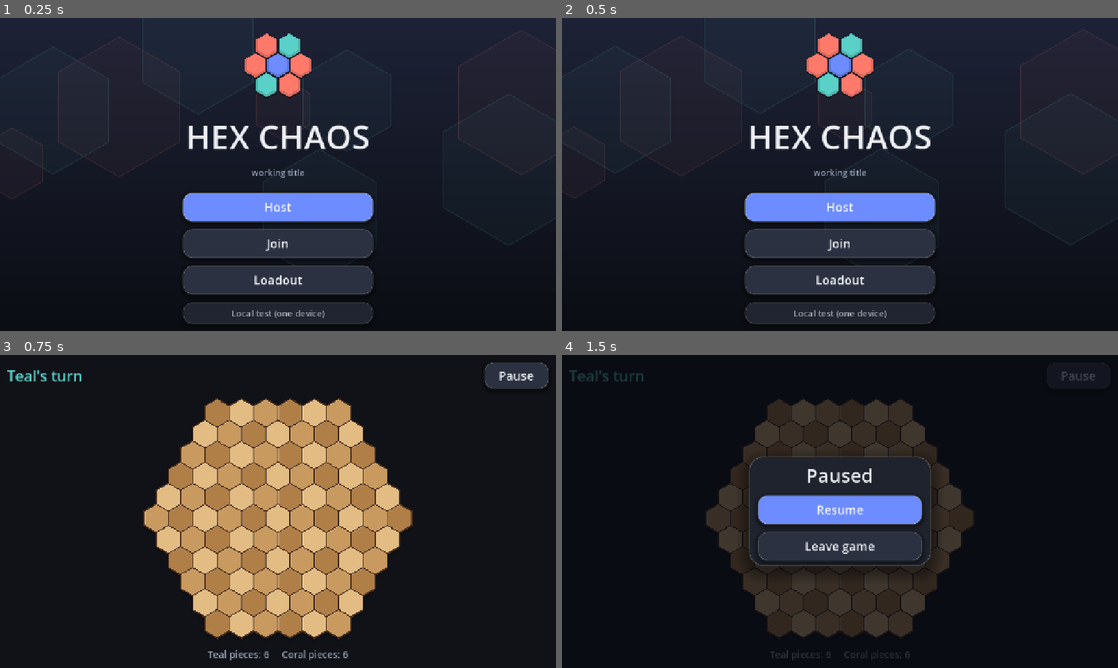
Above: before the commit, frames 1-4 (two rows, left to right).
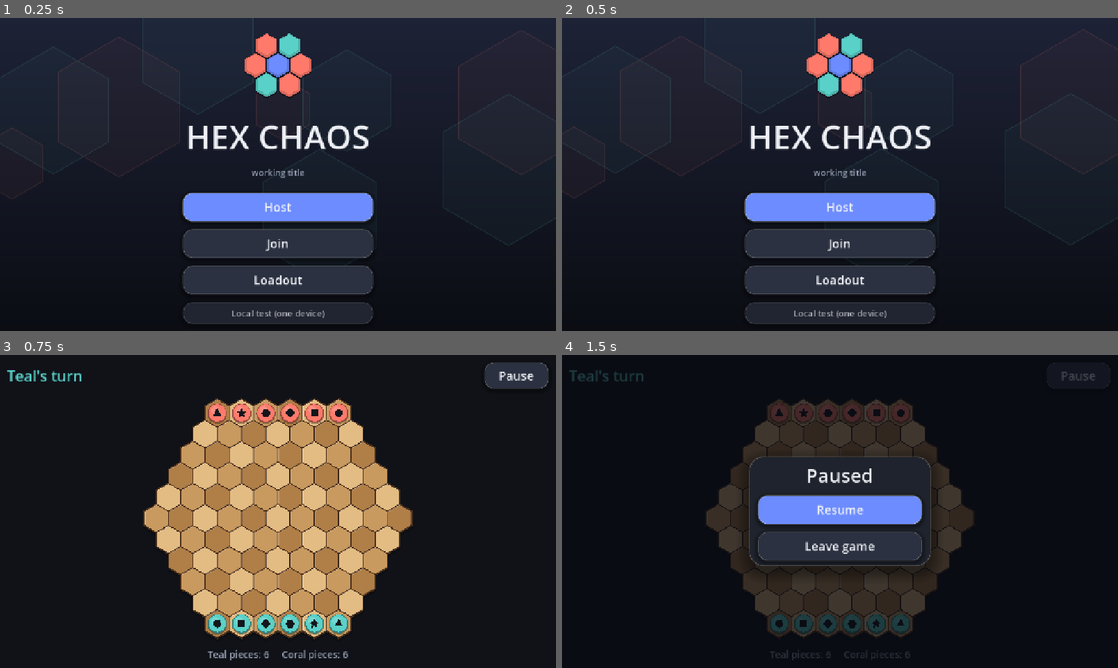
Above: after the commit, the same moments.

Repository: Saibrix/hex-chaos
Game: Godot game, scene res://main.tscn
Two runs of this game, one before a commit and one after it. Both use one fixed random seed, a clock stepped at 60 frames per second and the inputs below.
Inputs:
- Up to frame 1 (0.25 s): no input
- Up to frame 2 (0.5 s): no input
- Up to frame 3 (0.75 s): click "Local test (one device)" at 0.5 s
- Up to frame 4 (1.5 s): click "Pause" at 1.25 s

Frames 1-2 are identical in both runs. In frame 3, 2.1% of the frame differs, in the area x 37-63%, y 15-90%; in frame 4, 1.2%.

Commit message:
Fix pieces hidden behind the cached tile layer; add render screenshot test
Co-Authored-By: Claude Sonnet 5.5 <noreply@anthropic.com>
Claude-Session: https://claude.ai/code/session_015LMwH3vTpVAhAob9cm8jSz

Diff:
--- a/scripts/board_view.gd
+++ b/scripts/board_view.gd
@@ -54,6 +54,7 @@
 	_base = BaseLayer.new()
 	_base.view = self
 	_base.mouse_filter = Control.MOUSE_FILTER_IGNORE
+	_base.show_behind_parent = true
 	UI.fill(_base)
 	add_child(_base)
 	resized.connect(queue_redraw)
--- /dev/null
+++ b/tests/shot.gd
@@ -0,0 +1,35 @@
+extends SceneTree
+
+# Run (windowed, needs a GPU): godot --path . --resolution 720x1280 -s res://tests/shot.gd -- <out dir>
+
+func _init() -> void:
+	var out := OS.get_cmdline_user_args()[0]
+	var main: Control = load("res://main.tscn").instantiate()
+	root.add_child(main)
+	await create_timer(0.5).timeout
+	main.start_game([[0, 1, 2, 3, 4, 5], [0, 1, 2, 3, 4, 5]], -1)
+	await create_timer(0.6).timeout
+	root.get_texture().get_image().save_png(out + "/1_start.png")
+	var gs: GameScreen = main._screen
+	var b: BoardView = gs._board
+	var from := Vector2i.ZERO
+	for c in gs.game.pieces:
+		if gs.game.pieces[c]["owner"] == 0:
+			from = c
+			break
+	var press := InputEventMouseButton.new()
+	press.button_index = MOUSE_BUTTON_LEFT
+	press.pressed = true
+	press.position = b._pos(from, b._tile_size())
+	b._gui_input(press)
+	press.pressed = false
+	b._gui_input(press)
+	await create_timer(0.4).timeout
+	root.get_texture().get_image().save_png(out + "/2_selected.png")
+	var to: Vector2i = b._targets[0]
+	gs._on_local_move(from, to)
+	await create_timer(0.12).timeout
+	root.get_texture().get_image().save_png(out + "/3_moving.png")
+	await create_timer(1.0).timeout
+	root.get_texture().get_image().save_png(out + "/4_after.png")
+	quit()
Not shown, added: tests/shot.gd.uid
Not shown, changed: docs/index.html
Not shown, changed: docs/index.pck
